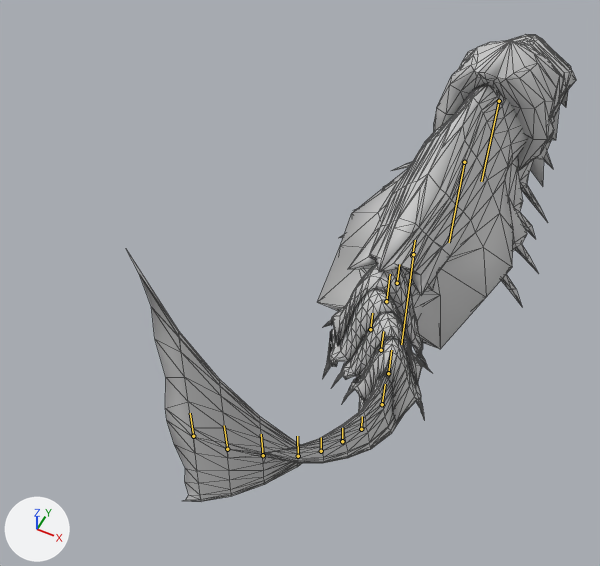
The FBX model Models/FBX/fishTailAnimation.FBX: old version first, new version second.
One viewpoint serves both versions: a camera (50 mm lens) standing at (2.05, -7.57, 8.59) and looking at (-1.28, -0.92, 0.28). Arrows for +X, +Y and +Z are at lower left; the lights stay in place. Both versions are drawn at frame 1 of the action 'Take 001'; the numbers are the values there. The bones that bend it are drawn over the model as lines. Mesh edges are drawn as thin lines.
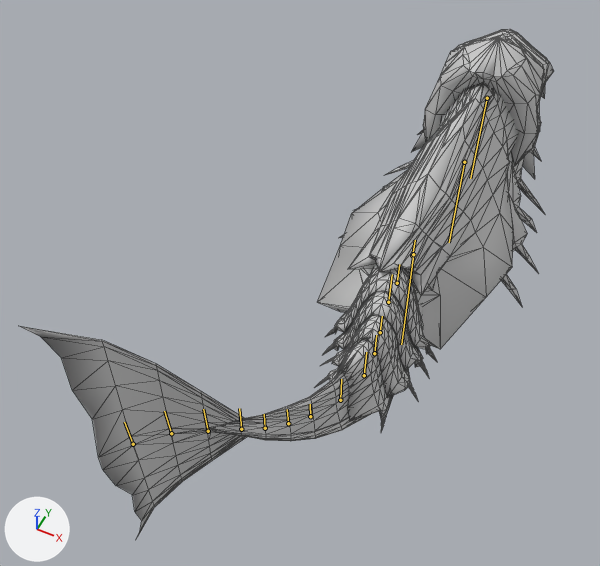
Commit message: fish animation revised

The edits, one by one:
Bone 'tail2' (bone_tail2) turns from (0, 0, 0) to (0, 4, 0) degrees about its own x, y and z.
Bone 'tail3' (bone_tail3) turns from (0, 0, 0) to (0, 7, 0) degrees about its own x, y and z.
Bone 'tail4' (bone_tail4) turns from (-2, 47, -1) to (0, 1, 0) degrees about its own x, y and z.
Bone 'tail6' (bone_tail6) turns from (0, -24, 0) to (0, -15, 0) degrees about its own x, y and z.
Bone 'tail7' (bone_tail7) turns from (0, -25, 0) to (0, -18, 0) degrees about its own x, y and z.
Bone 'tail8' (bone_tail8) turns from (0, -16, 0) to (0, -13, 0) degrees about its own x, y and z.
Bone 'tail9' (bone_tail9) turns from (3, -10, -1) to (3, -8, -1) degrees about its own x, y and z.
Bone 'tail10' (bone_tail10) turns from (0, -13, 1) to (0, -10, 1) degrees about its own x, y and z.
Bone 'tail11' (bone_tail11) turns from (0, -14, 1) to (0, 2, 0) degrees about its own x, y and z.
Bone 'tail12' (bone_tail12) turns from (0, -11, 1) to (0, 0, 0) degrees about its own x, y and z.
Bone 'tail13' (bone_tail13) turns from (0, -12, 1) to (-1, 12, -1) degrees about its own x, y and z.
Bone 'tail14' (bone_tail14) turns from (0, -13, 1) to (-1, 27, -2) degrees about its own x, y and z.
Bone 'frontBody' (bone_frontbody) turns from (0, 0, 0) to (0, -7, 0) degrees about its own x, y and z.

Where the change shows, as pixel boxes (x1, y1, x2, y2) in the pictures (600 x 566 px):
'Box003', posed (19% wider, 9% taller)
    before: (126, 35, 576, 501)
    after: (20, 29, 554, 536)
bone 'tail3', root to tip
    before: (386, 301) to (390, 274)
    after: (388, 302) to (392, 274)
bone 'tail4', root to tip
    before: (370, 329) to (372, 313)
    after: (380, 332) to (382, 316)
bone 'tail6', root to tip
    before: (388, 373) to (391, 350)
    after: (364, 375) to (366, 352)
bone 'tail7', root to tip
    before: (382, 404) to (385, 384)
    after: (340, 400) to (341, 379)
bone 'tail8', root to tip
    before: (361, 429) to (362, 416)
    after: (310, 416) to (310, 404)
bone 'tail9', root to tip
    before: (342, 441) to (342, 428)
    after: (288, 423) to (287, 409)
bone 'tail10', root to tip
    before: (321, 451) to (321, 437)
    after: (265, 428) to (264, 414)
bone 'tail11', root to tip
    before: (298, 456) to (297, 436)
    after: (241, 429) to (239, 408)
bone 'tail12', root to tip
    before: (263, 455) to (261, 434)
    after: (208, 431) to (203, 409)
bone 'tail13', root to tip
    before: (227, 449) to (224, 425)
    after: (171, 433) to (164, 411)
bone 'tail14', root to tip
    before: (193, 436) to (190, 413)
    after: (133, 444) to (124, 422)
